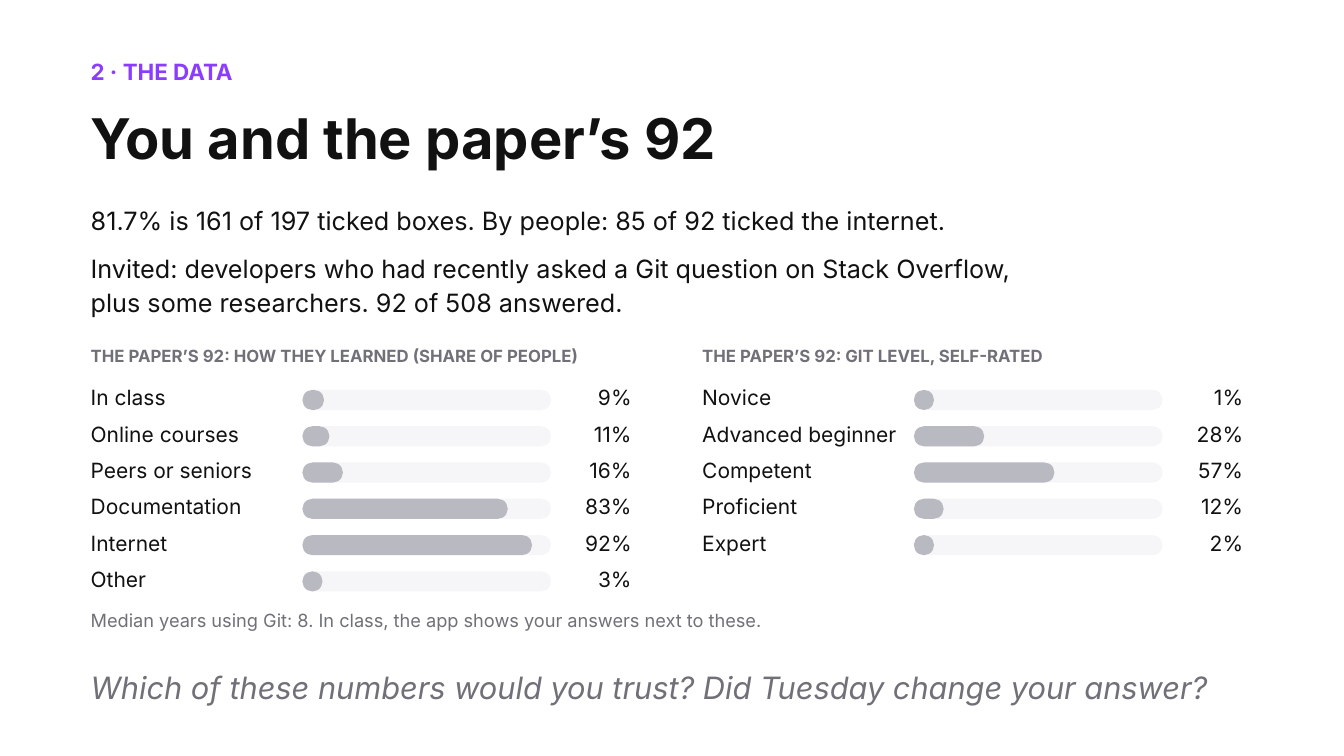
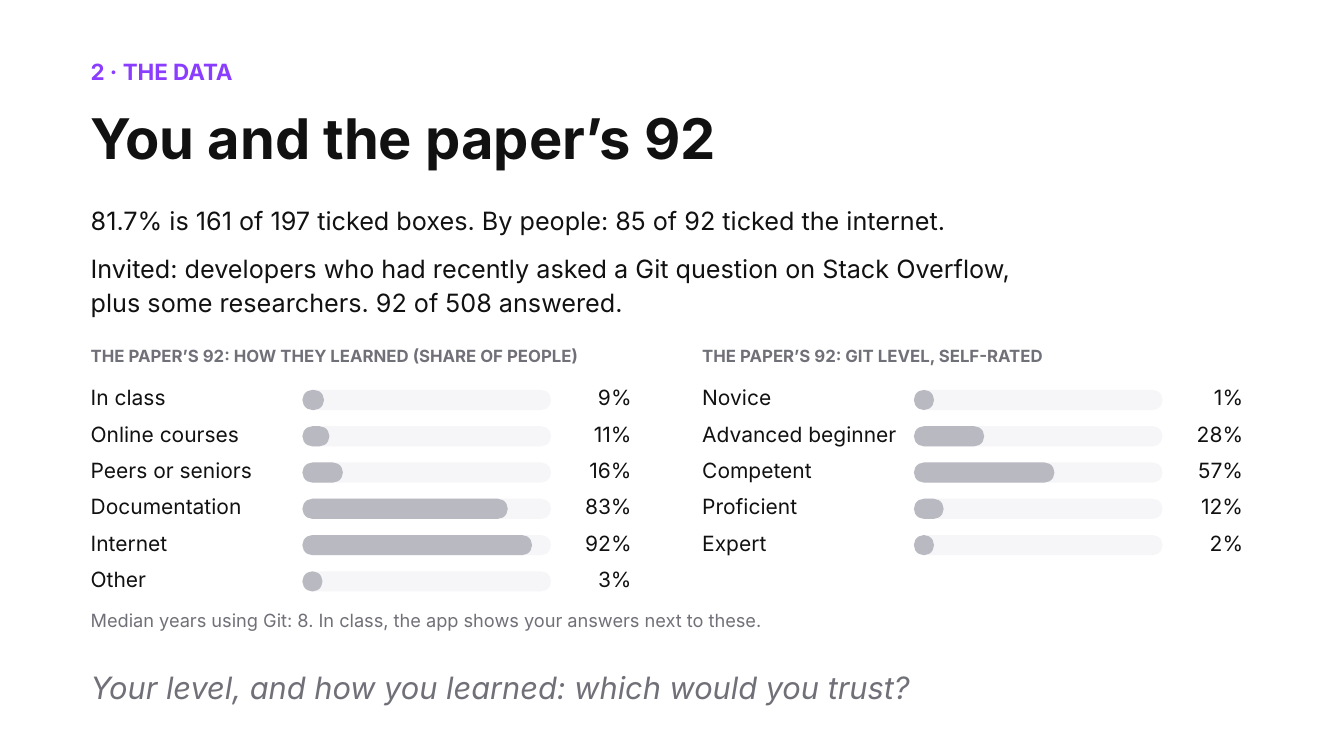
Before and after one commit to shubham3-ucb/cs294-pl, a slide deck: slide 9 of slides/thursday_app.pptx. Drawn at 1344x756 pixels with LibreOffice and Linux fonts; fonts in the diff are those of the drawing. Boxes give left, top, right and bottom in pixels: in the first picture for what was removed or moved away, otherwise in the second. Text is boxed around its words. In the diff, an @@ line names an element or a change of style, - is before the commit and + after.

```diff
--- a/slides/thursday_app.pptx
+++ b/slides/thursday_app.pptx
@@ text at [91,676,910,705]: text changed @@
-Which of these numbers would you trust? Did Tuesday change your answer?
+Your level, and how you learned: which would you trust?
```
Also in this commit, not shown: 10 other slides changed, 3 slides added, 2 slides removed, 20 other files.
